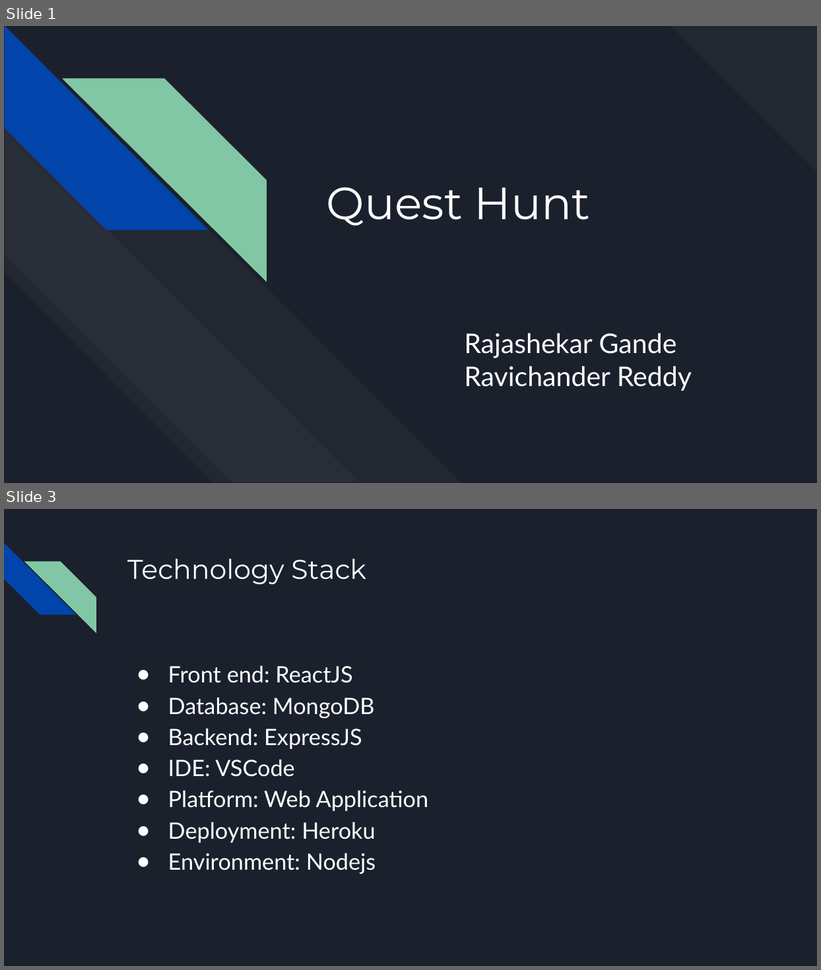
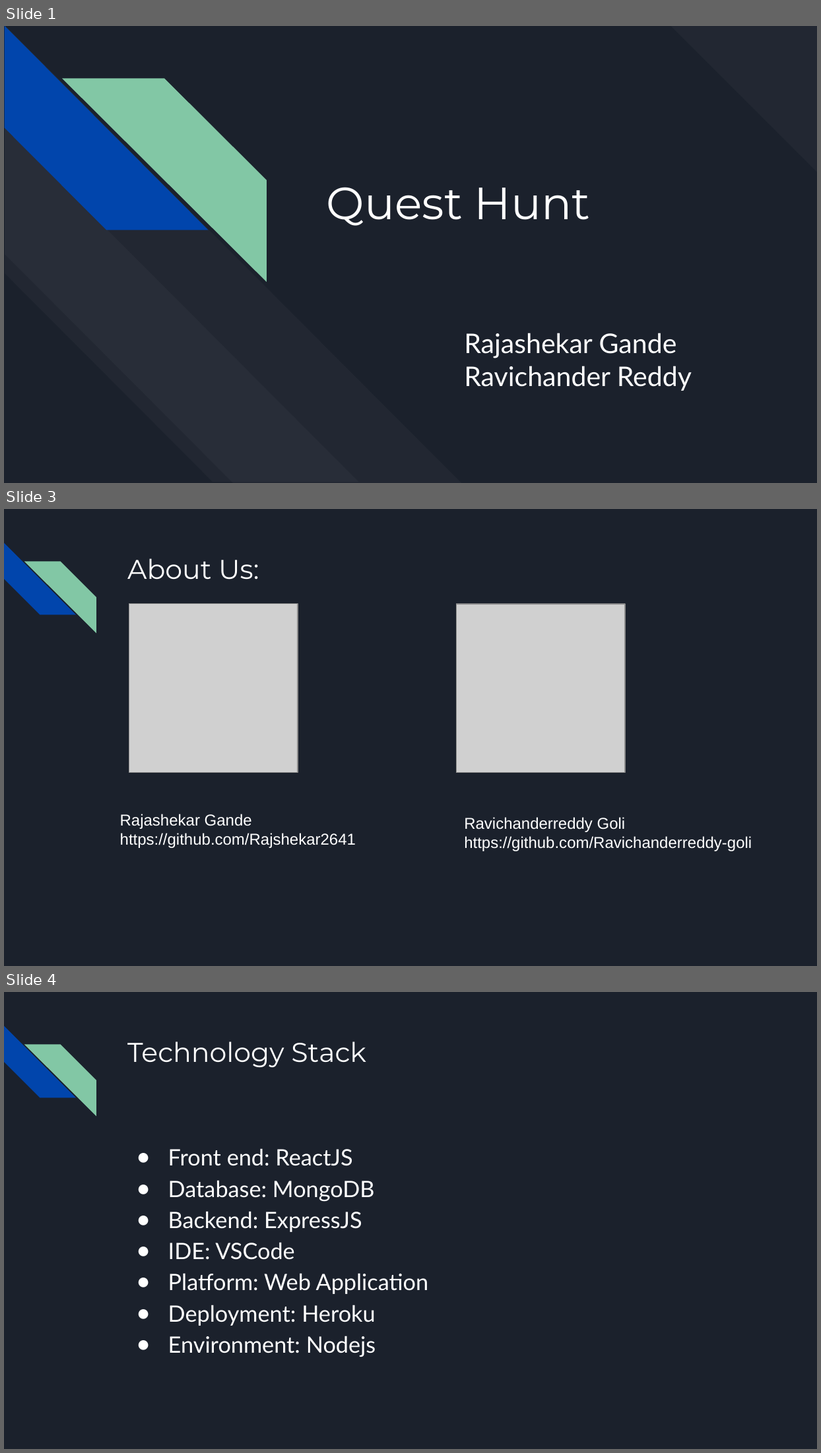
Before and after one commit to Rajshekar2641/fullstack-app, a slide deck: Presentation/Quest Hunt.pptx. Shown one above the other, each under a label of ours: slides 1 and 3 before the commit, slides 1, 3 and 4 after it; the slides between them are not shown. The pictures are 821x970 and 821x1453 pixels, drawn with LibreOffice and Linux fonts; fonts in the diff are those of the drawing; grey boxes stand for pictures. Boxes give left, top, right and bottom in pixels: in the first picture for what was removed or moved away, otherwise in the second. Text is boxed around its words. In the diff, an @@ line names an element or a change of style, - is before the commit and + after.

```diff
--- a/Presentation/Quest Hunt.pptx
+++ b/Presentation/Quest Hunt.pptx
@@ slide 3 added at (4,509,817,966), background #1B212C; not listed: 2 template elements that a slide beside it also shows @@
@@ title added at (127,559,259,580), 24 pt, text #FFFFFF @@
+About Us:
@@ picture added at (129,604,298,773) @@
@@ picture added at (456,604,625,773) @@
@@ text added at (120,814,356,848), 14 pt, text #FFFFFF @@
+Rajashekar Gande
+https://github.com/Rajshekar2641
@@ text added at (464,817,752,852), 14 pt, text #FFFFFF @@
+Ravichanderreddy Goli
+https://github.com/Ravichanderreddy-goli
@@ what was slide 3 is now slide 4 @@
```
Also in this commit, not shown: 1 slide changed.
